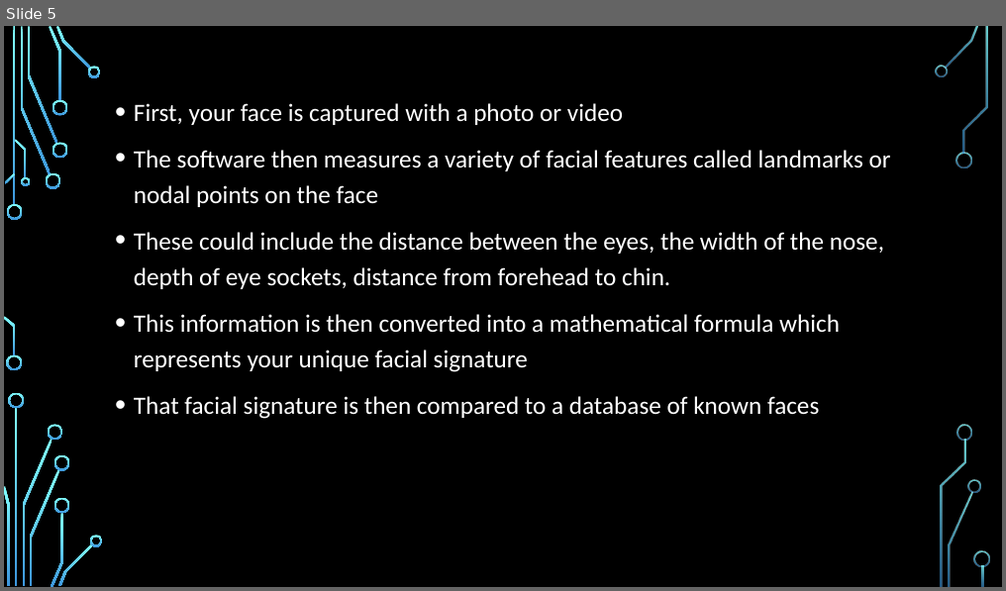
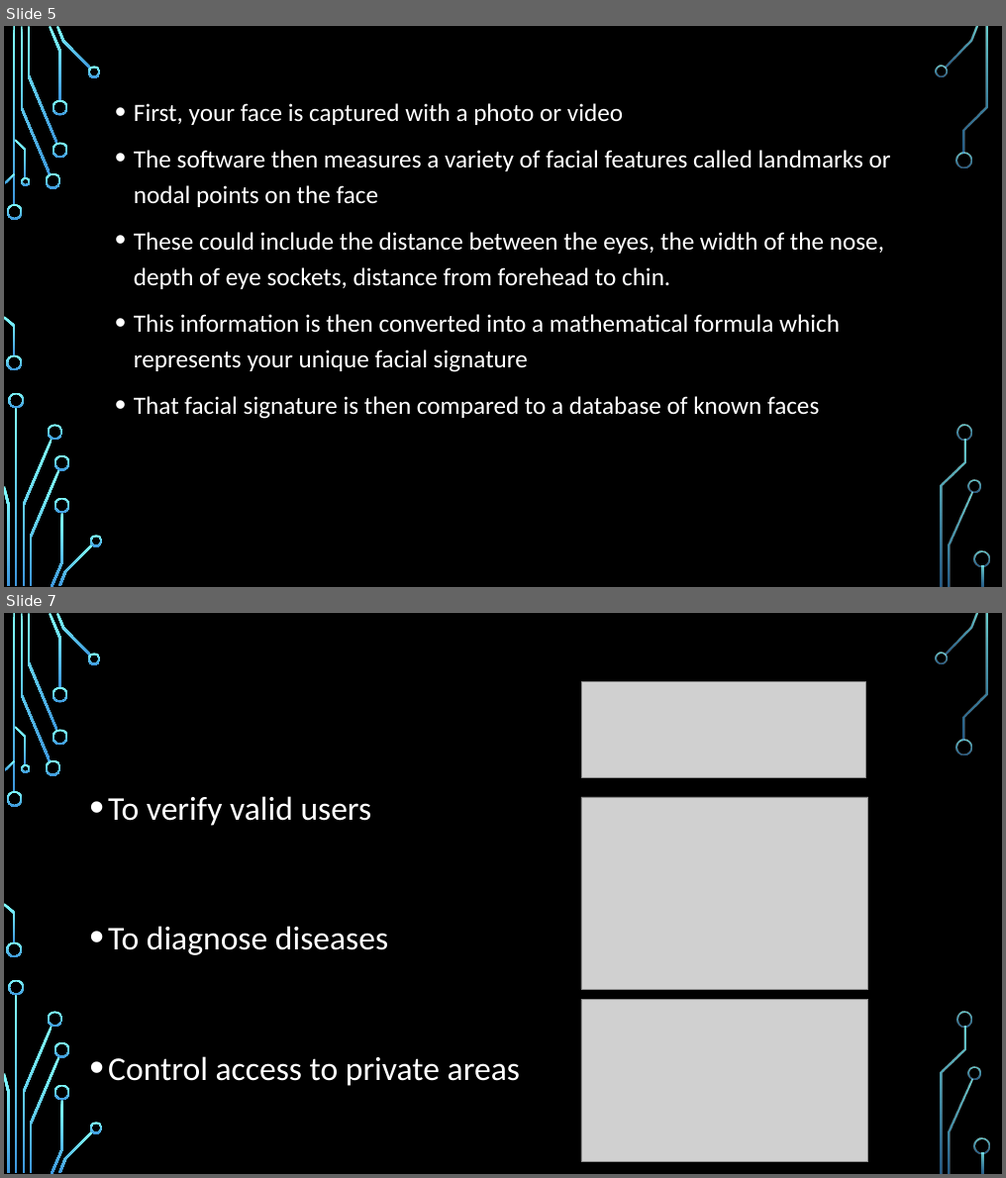
Before and after one commit to Rohit20Raj/Attendance-Project, a slide deck: Attendance using Facial Recognition.pptx. Shown one above the other, each under a label of ours: slide 5 before the commit, slides 5 and 7 after it; the slides between them are not shown. The pictures are 1006x591 and 1006x1178 pixels, drawn with LibreOffice and Linux fonts; fonts in the diff are those of the drawing; grey boxes stand for pictures; background and template pictures are left out. Boxes give left, top, right and bottom in pixels: in the first picture for what was removed or moved away, otherwise in the second. Text is boxed around its words. In the diff, an @@ line names an element or a change of style, - is before the commit and + after.

Commit message:
ppt & txt file

```diff
--- a/Attendance using Facial Recognition.pptx
+++ b/Attendance using Facial Recognition.pptx
@@ slide 7 added at (x1=4, y1=613, x2=1002, y2=1174), background picture (left out); not listed: 36 template elements that a slide beside it also shows @@
@@ picture added at (x1=582, y1=682, x2=865, y2=777) @@
@@ text added at (x1=108, y1=796, x2=520, y2=1086), 32 pt, text #FFFFFF @@
+• To verify valid users
+• To diagnose diseases
+• Control access to private areas
@@ picture added at (x1=581, y1=797, x2=868, y2=989) @@
@@ picture added at (x1=581, y1=999, x2=868, y2=1162) @@
```
Also in this commit, not shown: 1 other slide added, 1 slide removed, 1 other file.
